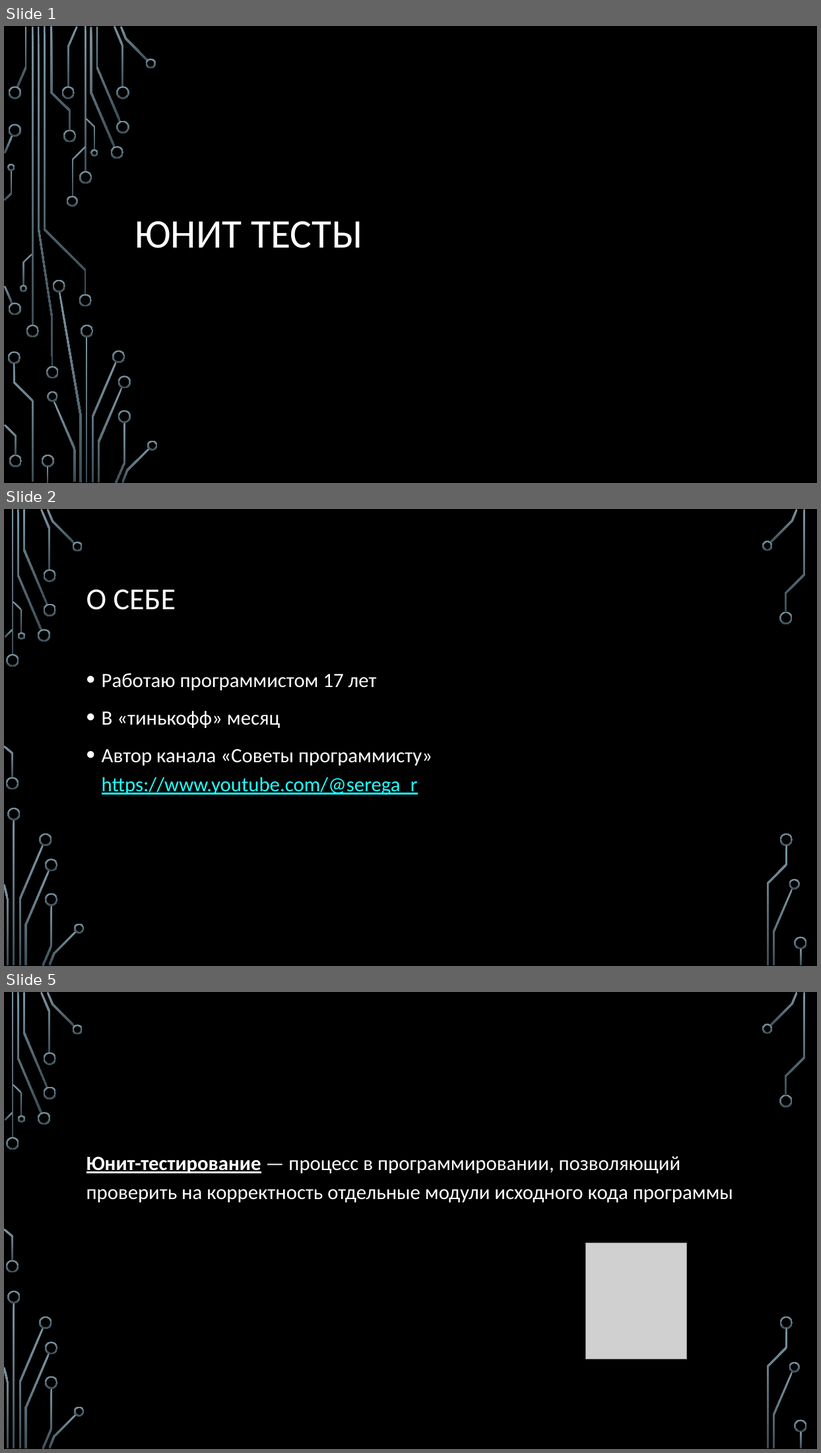
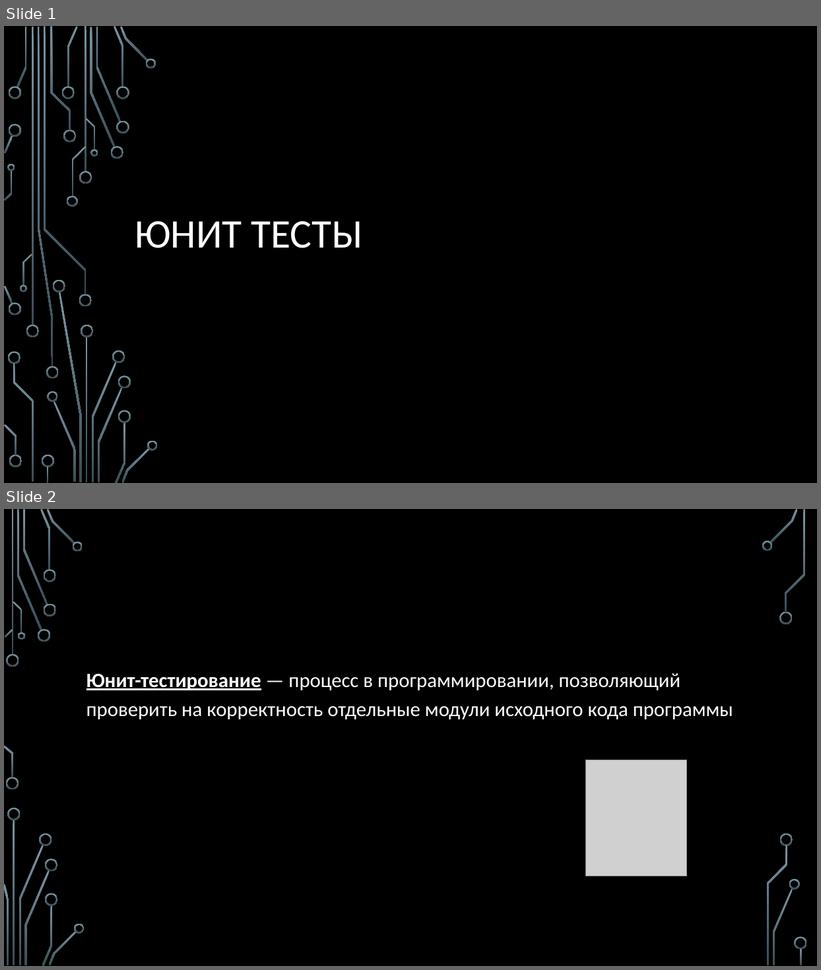
Before and after one commit to sergeyryskulov/Presentations, a slide deck: 04. Юнит тесты/Юнит тесты.pptx. Shown one above the other, each under a label of ours: slides 1, 2 and 5 before the commit, slides 1 and 2 after it; the slides between them are not shown. The pictures are 821x1453 and 821x970 pixels, drawn with LibreOffice and Linux fonts; fonts in the diff are those of the drawing; grey boxes stand for pictures; background and template pictures are left out. Boxes give left, top, right and bottom in pixels: in the first picture for what was removed or moved away, otherwise in the second. Text is boxed around its words. In the diff, an @@ line names an element or a change of style, - is before the commit and + after.

```diff
--- a/04. Юнит тесты/Юнит тесты.pptx
+++ b/04. Юнит тесты/Юнит тесты.pptx
@@ slide 2 removed at <box>4,509,817,966</box>, background picture (left out); not listed: 36 template elements that a slide beside it also shows @@
@@ title removed at <box>86,590,176,610</box> @@
-О СЕБЕ
@@ text removed at <box>102,673,432,795</box> @@
-• Работаю программистом 17 лет
-• В «тинькофф» месяц
-• Автор канала «Советы программисту» https://www.youtube.com/@serega_r
@@ what was slide 5 is now slide 2 @@
```
Also in this commit, not shown: 3 slides changed, 2 other slides removed, 21 other files.
